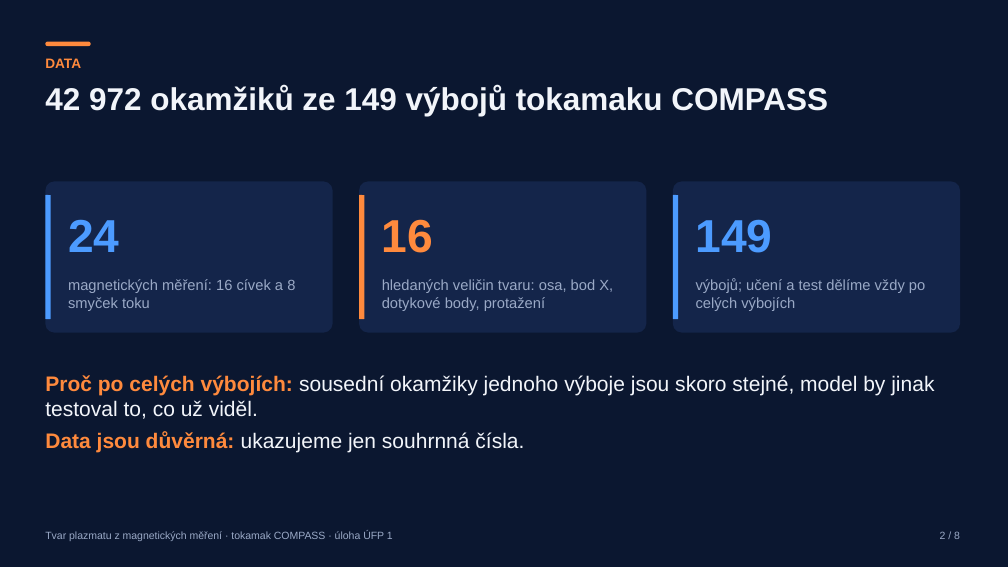
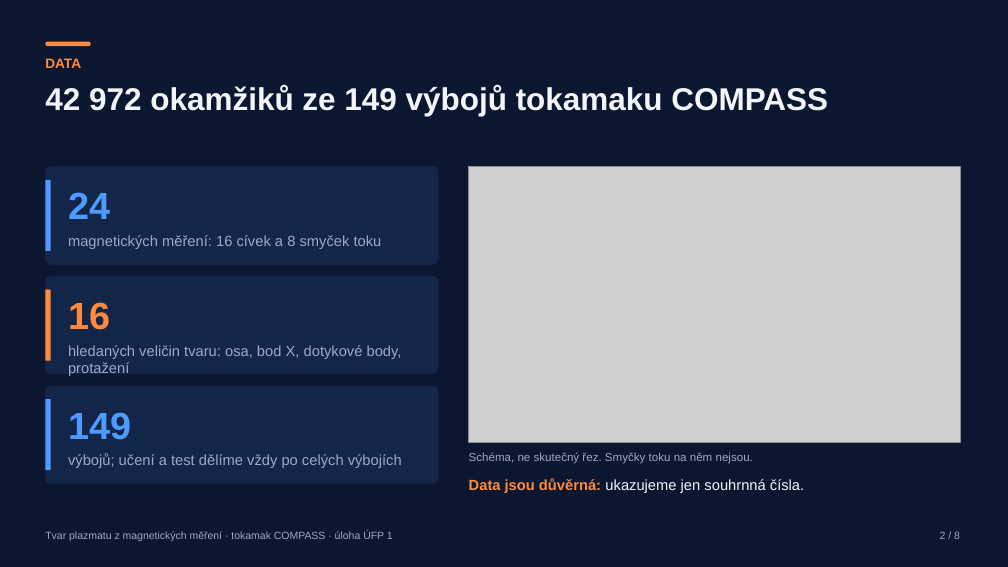
Before and after one commit to mschiller890/hackathon, a slide deck: slide 3 of presentation/deck/slides.pptx (slide 2 before the commit). Drawn at 1008x567 pixels with LibreOffice and Linux fonts; fonts in the diff are those of the drawing; grey boxes stand for pictures. Boxes give left, top, right and bottom in pixels: in the first picture for what was removed or moved away, otherwise in the second. Text is boxed around its words. In the diff, an @@ line names an element or a change of style, - is before the commit and + after.

```diff
--- a/presentation/deck/slides.pptx
+++ b/presentation/deck/slides.pptx
@@ rounded rectangle: place and size @@
-rounded rectangle at (45,181,333,333)
+rounded rectangle at (45,166,439,265)
@@ text "24": place and size @@
-text "24" at (68,219,119,252)
+text "24" at (68,192,110,219)
@@ picture added at (469,166,960,443) @@
@@ rounded rectangle: place and size @@
-rounded rectangle at (45,195,51,319)
+rounded rectangle at (45,180,51,251)
@@ text "magnetických měření: 16 cívek a ..." rewrapped from (68,279,295,311) to (68,235,382,249) @@
@@ rounded rectangle: place and size @@
-rounded rectangle at (359,181,647,333)
+rounded rectangle at (45,276,439,374)
@@ rounded rectangle: place and size @@
-rounded rectangle at (359,195,364,319)
+rounded rectangle at (45,290,51,361)
@@ text "16": place and size @@
-text "16" at (382,219,433,253)
+text "16" at (68,302,110,330)
@@ text "hledaných veličin tvaru: osa, bod ..." rewrapped from (382,279,613,311) to (68,345,402,376) @@
@@ rounded rectangle: place and size @@
-rounded rectangle at (673,181,960,333)
+rounded rectangle at (45,386,439,484)
@@ text removed at (45,375,934,452) @@
-Proč po celých výbojích: sousední okamžiky jednoho výboje jsou skoro stejné, model by jinak testoval to, co už viděl.
-Data jsou důvěrná: ukazujeme jen souhrnná čísla.
@@ rounded rectangle: place and size @@
-rounded rectangle at (673,195,678,319)
+rounded rectangle at (45,399,51,470)
@@ size 44 to 36 pt; less space between paragraphs in 3 elements at (68,192,110,219), (68,302,110,330), (68,412,131,440) @@
@@ text "149": place and size @@
-text "149" at (696,219,773,253)
+text "149" at (68,412,131,440)
@@ text "výbojů; učení a test dělíme ..." rewrapped from (696,278,925,311) to (68,453,402,468) @@
@@ text added at (469,452,753,464), 11 pt, text #9AA9C6 @@
+Schéma, ne skutečný řez. Smyčky toku na něm nejsou.
@@ text added at (469,479,804,493), 14 pt, text #F2F5FA @@
+Data jsou důvěrná: ukazujeme jen souhrnná čísla.
```
Also in this commit, not shown: 4 other slides changed, 5 slides added, 1 other file.
